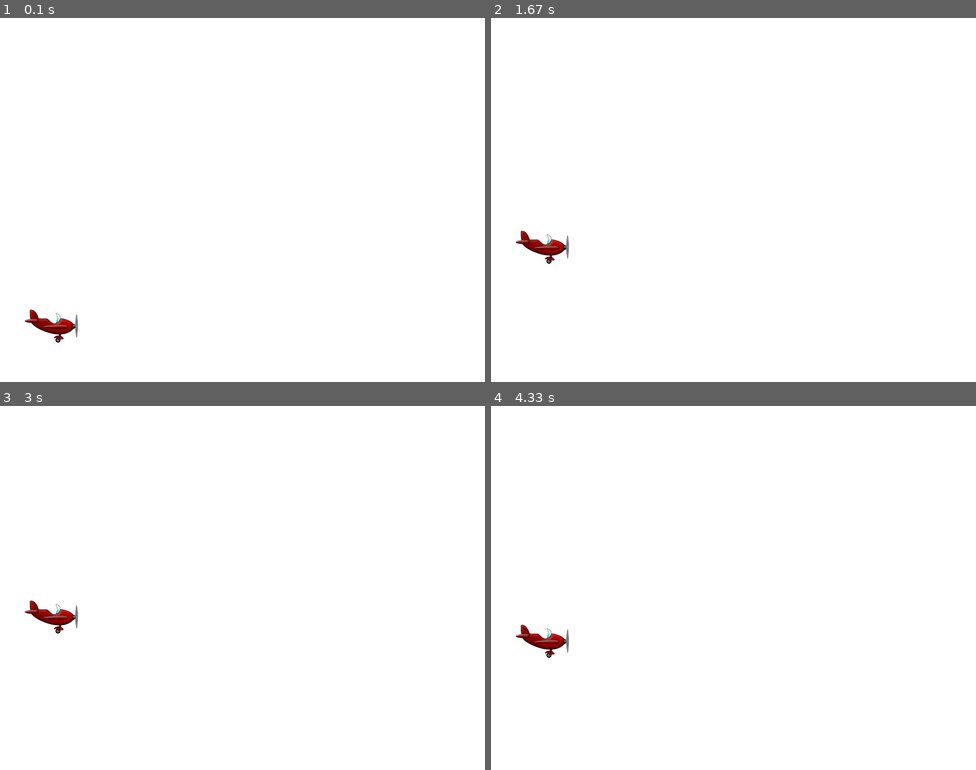
Above: before the commit, frames 1-4 (two rows, left to right).
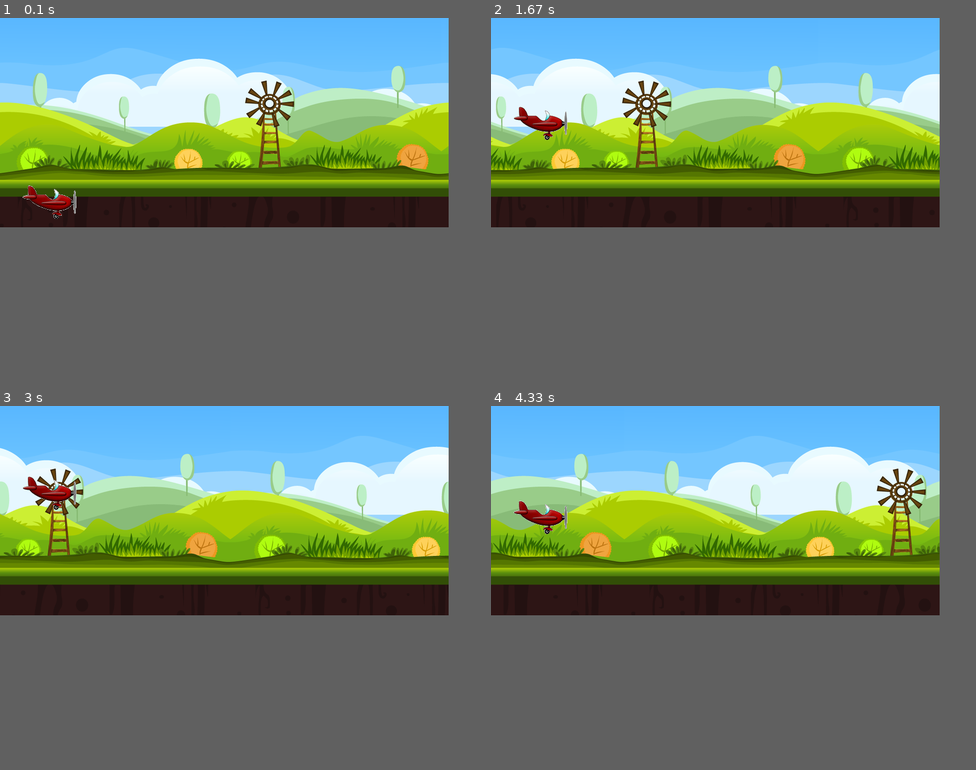
Above: after the commit, the same moments.

Repository: DJmong/Pygame
Game: pygame game, started from a.py
The game is run twice, just before and just after one commit, with the same random seed, the same clock (stepped at 60 frames per second) and the same inputs.
Inputs:
- Up to frame 1 (0.1 s): no input
- Up to frame 2 (1.67 s): hold Up 0.33-0.8 s; hold Down 0.83-1.13 s; hold Up 1.17-1.53 s; hold Down from 1.57 s (still down)
- Up to frame 3 (3 s): release Down at 1.93 s; hold Up 1.97-2.27 s; hold Down 2.3-2.6 s; hold Up from 2.63 s (still down)
- Up to frame 4 (4.33 s): release Up at 3 s; hold Down 3.03-3.4 s; hold Up 3.43-3.73 s; hold Down 3.77-4.07 s; hold Up from 4.1 s (still down)
The window is 800x600 before the commit and 740x345 after it. Grey fills any space a smaller window leaves; there, only what the larger window draws over its background counts as a difference.

The runs differ from the first frame. In frame 1, 51% of the frame differs, in the area x 0-93%, y 0-90%; in frame 2, 51%, in the area x 0-93%, y 0-68%; in frame 3, 51%; in frame 4, 51%.

Commit message:
Add Background file

Diff:
--- a/a.py
+++ b/a.py
@@ -1,19 +1,28 @@
 import pygame
 
 Color = (255, 255, 255)
-width = 800
-height = 600
+width = 740
+height = 345
+background_width = width
+
+def back(background, x, y):
+    global gamepad
+    gamepad.blit(background, (x,y))
 
 def airplane(x, y):
     global gamepad, aircraft
     gamepad.blit(aircraft, (x, y))
 
 def runGame():
-    global gamepad, clock
+    global gamepad, clock, background1, background2
 
     x = width * 0.05
     y = height * 0.8
     y_change = 0
+
+    background1_x = 0
+    background2_x = background_width
+    speed = 2
 
     crashed = False
     while not crashed:
@@ -32,8 +41,22 @@
                     y_change = 0
 
         y += y_change
+        gamepad.fill(Color)
 
-        gamepad.fill(Color)
+        background1_x -= speed
+        background2_x -= speed
+
+        if background1_x <= -background_width:
+            background1_x = background_width
+
+
+        if background2_x <= -background_width:
+           background2_x = background_width
+
+
+        back(background1, background1_x, 0)
+        back(background2, background2_x, 0)
+
         airplane(x, y)
         pygame.display.update()
         clock.tick(60)
@@ -42,12 +65,14 @@
     quit()
 
 def initGame():
-    global gamepad, aircraft, clock
+    global gamepad, aircraft, clock, background1, background2
 
     pygame.init()
     gamepad = pygame.display.set_mode((width, height))
     pygame.display.set_caption("Test")
     aircraft = pygame.image.load('plane.png')
+    background1 = pygame.image.load('background.png')
+    background2 = background1.copy()
 
     clock = pygame.time.Clock()
     runGame()
Binary file added: background.png
